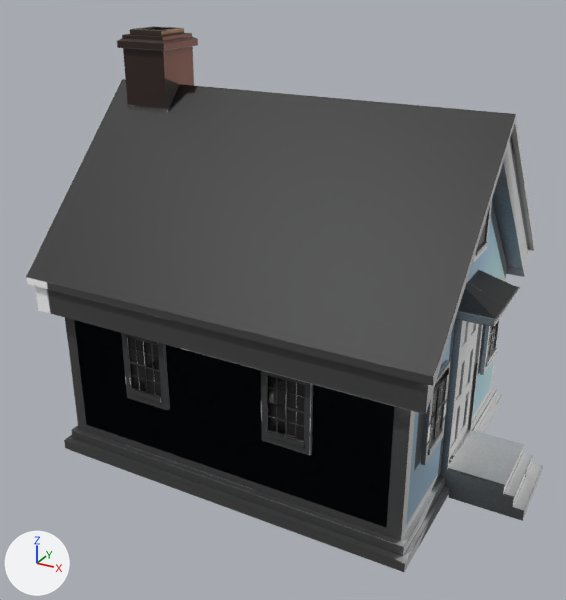
Two versions of the OBJ model CSE125Group2Game/CSE125Group2Game/Assets/models/towers/fallenstar/fallenstar.obj, one commit apart.
Before and after are seen from a camera (50 mm lens) standing at (2.31, -4.57, 2.43) and looking at (-0.08, -0.23, 0.26). Lighting does not change. The marker at lower left points along +X, +Y and +Z. Where no turn or scale is listed for an object, it has been applied to the vertices. Vertices at the same position are counted once.

The older version as bpy lines, for what is in view:
```python
mat_chimney_base = principled_material('Chimney-base')
mat_chimney_base.texture = img_fallenstar_uv_png
mat_chimney_base.roughness = 0.526
me_house_house_mesh = bpy.data.meshes.new('house_house-mesh')
me_house_house_mesh.from_pydata(...)  # 2764 vertices, 2392 faces, 80 loose edges; spans x -1.53..1.71, y -1.14..1.14, z -0.89..1.97
# faces by material slot: [40, 33, 30, 8, 1883, 100, 18, 280]
me_house_house_mesh.materials.append(mat_house_base)  # picture img_fallenstar_uv_png
me_house_house_mesh.materials.append(mat_roof_base)  # picture img_fallenstar_uv_png
me_house_house_mesh.materials.append(mat_chimney_base)  # picture img_fallenstar_uv_png
me_house_house_mesh.materials.append(mat_chimney_top)  # picture img_fallenstar_uv_png
me_house_house_mesh.materials.append(mat_window_outer)  # picture img_fallenstar_uv_png
me_house_house_mesh.materials.append(mat_window_inner)  # picture img_fallenstar_uv_png
me_house_house_mesh.materials.append(mat_door_top)  # picture img_fallenstar_uv_png
me_house_house_mesh.materials.append(mat_white)  # picture img_fallenstar_uv_png
ob_house_house_mesh = bpy.data.objects.new('house_house-mesh', me_house_house_mesh)
ob_house_house_mesh.location = (0.0, 0.0, 0.0)
```
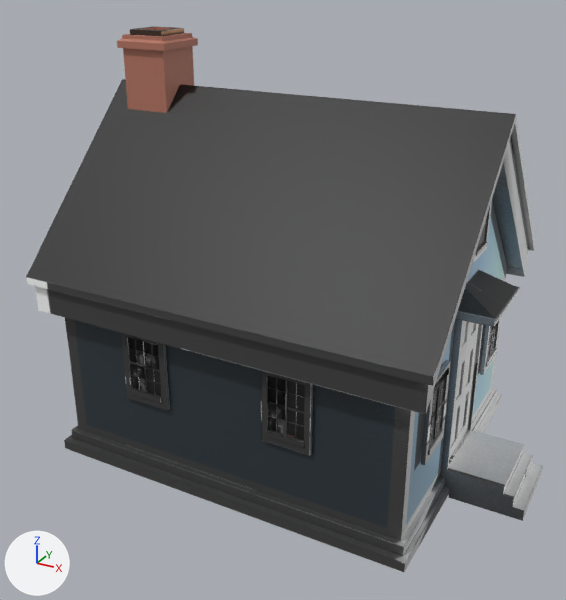
What differs and where, as boxes [x1, y1, x2, y2] in the pictures (566 x 600 px):
```json
{"object": "house_house-mesh", "change": "surface changed", "before": [72, 26, 447, 530], "after": [72, 26, 447, 530]}
{"part": 1, "of": "me_house_house_mesh", "change": "deleted", "before": [430, 386, 442, 442]}
```

The change, as JSON lines over the scene's bpy script:
```json
{"op": "remove", "block": "mat_chimney_base", "code": "mat_chimney_base.texture = img_fallenstar_uv_png"}
{"op": "add", "block": "mat_chimney_base", "code": "mat_chimney_base.base_color = (0.458, 0.178, 0.124)  # orange #b47563"}
{"block": "me_house_house_mesh", "where": "# used by ob_house_house_mesh; location = (0.0, 0.0, 0.0)"}
{"op": "remove", "block": "me_house_house_mesh", "code": "me_house_house_mesh.from_pydata(...)  # 2764 vertices, 2392 faces, 80 loose edges; spans x -1.53..1.71, y -1.14..1.14, z -0.89..1.97"}
{"op": "add", "block": "me_house_house_mesh", "code": "me_house_house_mesh.from_pydata(...)  # 2737 vertices, 2327 faces, 80 loose edges; spans x -1.53..1.71, y -1.14..1.14, z -0.89..1.97"}
{"block": "me_house_house_mesh", "change": "me_house_house_mesh part 1: 14 vertices removed from x 1.18, y -0.69..-0.55, z -0.15..0.06"}
```
